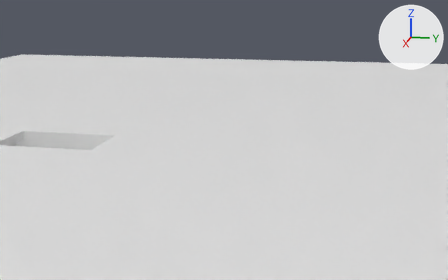
An edit to the Blender file syrillian/testmodels/testmap/testmap.blend, drawn before and after from the same camera.
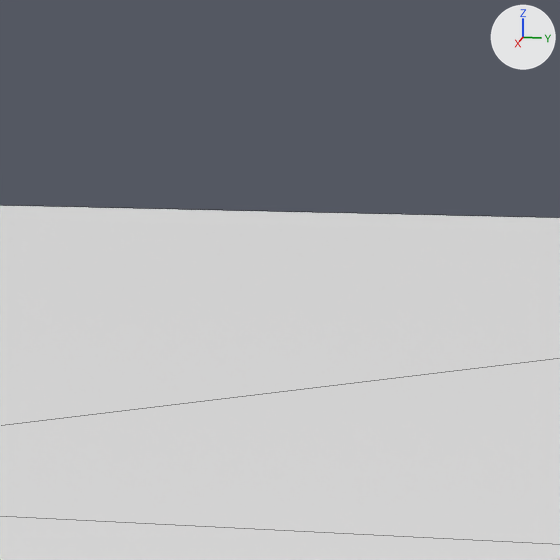
There are two pictures of each version: one from a 50 mm camera at (34.1, 10.9, 9.0) aimed at (-24.5, -0.9, -5.6), one close up on the part from 50% to 86% of the width and 0% to 57% of the height. The lights are fixed; the arrows at upper right show +X, +Y and +Z. The close-ups show mesh edges as thin lines.

The first close-up shows 'The Cube'.
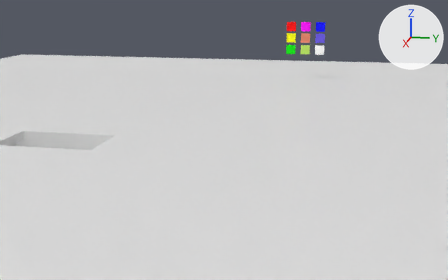
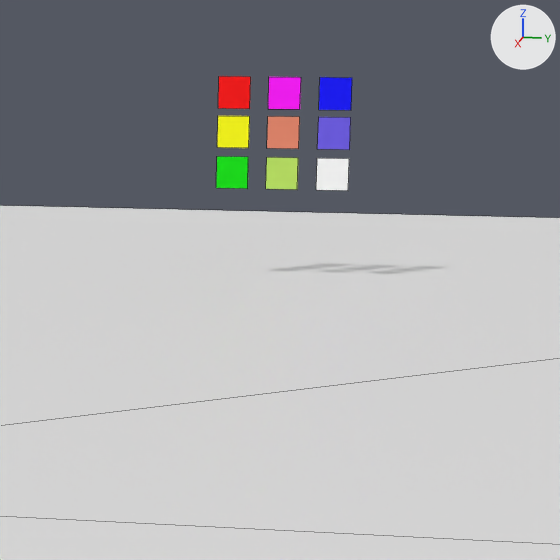
Where the change shows, as pixel boxes [x1, y1, x2, y2] in the close-ups (560 x 560 px):
'Plane.002', added (blue): after [319, 77, 352, 110]
'Plane.003', added (blue): after [317, 117, 351, 150]
'Plane', added (red): after [218, 76, 251, 109]
'Plane.001', added (pink): after [268, 77, 301, 109]
'Plane.004', added (orange): after [267, 116, 300, 149]
'Plane.008', added: after [316, 158, 349, 191]
'Plane.005', added (yellow): after [217, 116, 250, 148]
'Plane.007', added (green): after [266, 157, 298, 190]
'Plane.006', added (green): after [216, 156, 248, 189]

Diff of the bpy script that builds the scene:
```diff
--- a/syrillian/testmodels/testmap/testmap.blend.py
+++ b/syrillian/testmodels/testmap/testmap.blend.py
@@ me_plane_008 @@
+me_plane_008.from_pydata([(-1.0, -1.0, 0.0), (1.0, -1.0, 0.0), (-1.0, 1.0, 0.0), (1.0, 1.0, 0.0)], [], [(0, 1, 3, 2)])
+me_plane_008.materials.append(mat_material_003)  # white #ffffff
@@ me_plane_007 @@
+me_plane_007.from_pydata([(-1.0, -1.0, 0.0), (1.0, -1.0, 0.0), (-1.0, 1.0, 0.0), (1.0, 1.0, 0.0)], [], [(0, 1, 3, 2)])
+me_plane_007.materials.append(mat_material_008)  # green #bfe764
@@ me_plane_006 @@
+me_plane_006.from_pydata([(-1.0, -1.0, 0.0), (1.0, -1.0, 0.0), (-1.0, 1.0, 0.0), (1.0, 1.0, 0.0)], [], [(0, 1, 3, 2)])
+me_plane_006.materials.append(mat_material_001)  # green #00e700
@@ me_plane_005 @@
+me_plane_005.from_pydata([(-1.0, -1.0, 0.0), (1.0, -1.0, 0.0), (-1.0, 1.0, 0.0), (1.0, 1.0, 0.0)], [], [(0, 1, 3, 2)])
+me_plane_005.materials.append(mat_material_005)  # yellow #ffff00
@@ me_plane_004 @@
+me_plane_004.from_pydata([(-1.0, -1.0, 0.0), (1.0, -1.0, 0.0), (-1.0, 1.0, 0.0), (1.0, 1.0, 0.0)], [], [(0, 1, 3, 2)])
+me_plane_004.materials.append(mat_material_006)  # orange #e7886c
@@ me_plane_003 @@
+me_plane_003.from_pydata([(-1.0, -1.0, 0.0), (1.0, -1.0, 0.0), (-1.0, 1.0, 0.0), (1.0, 1.0, 0.0)], [], [(0, 1, 3, 2)])
+me_plane_003.materials.append(mat_material_007)  # blue #6e5ce7
@@ me_plane_002 @@
+me_plane_002.from_pydata([(-1.0, -1.0, 0.0), (1.0, -1.0, 0.0), (-1.0, 1.0, 0.0), (1.0, 1.0, 0.0)], [], [(0, 1, 3, 2)])
+me_plane_002.materials.append(mat_material_002)  # blue #0000ff
@@ me_plane_001 @@
+me_plane_001.from_pydata([(-1.0, -1.0, 0.0), (1.0, -1.0, 0.0), (-1.0, 1.0, 0.0), (1.0, 1.0, 0.0)], [], [(0, 1, 3, 2)])
+me_plane_001.materials.append(mat_material_004)  # pink #ff00ff
@@ me_plane @@
+me_plane.from_pydata([(-1.0, -1.0, 0.0), (1.0, -1.0, 0.0), (-1.0, 1.0, 0.0), (1.0, 1.0, 0.0)], [], [(0, 1, 3, 2)])
+me_plane.materials.append(mat_material)  # red #ff0000
@@ ob_plane_008 @@
+ob_plane_008 = bpy.data.objects.new('Plane.008', me_plane_008)
+ob_plane_008.location = (-28.46, 8.0, 3.0)
+ob_plane_008.rotation_euler = (1.571, 0.0, 1.571)  # degrees (90, 0, 90)
+ob_plane_008.scale = (0.451, 0.451, 0.451)
@@ ob_plane_007 @@
+ob_plane_007 = bpy.data.objects.new('Plane.007', me_plane_007)
+ob_plane_007.location = (-28.46, 6.57, 3.0)
+ob_plane_007.rotation_euler = (1.571, 0.0, 1.571)  # degrees (90, 0, 90)
+ob_plane_007.scale = (0.451, 0.451, 0.451)
@@ ob_plane_006 @@
+ob_plane_006 = bpy.data.objects.new('Plane.006', me_plane_006)
+ob_plane_006.location = (-28.46, 5.15, 3.0)
+ob_plane_006.rotation_euler = (1.571, 0.0, 1.571)  # degrees (90, 0, 90)
+ob_plane_006.scale = (0.451, 0.451, 0.451)
@@ ob_plane_005 @@
+ob_plane_005 = bpy.data.objects.new('Plane.005', me_plane_005)
+ob_plane_005.location = (-28.46, 5.15, 4.15)
+ob_plane_005.rotation_euler = (1.571, 0.0, 1.571)  # degrees (90, 0, 90)
+ob_plane_005.scale = (0.451, 0.451, 0.451)
@@ ob_plane_004 @@
+ob_plane_004 = bpy.data.objects.new('Plane.004', me_plane_004)
+ob_plane_004.location = (-28.46, 6.57, 4.15)
+ob_plane_004.rotation_euler = (1.571, 0.0, 1.571)  # degrees (90, 0, 90)
+ob_plane_004.scale = (0.451, 0.451, 0.451)
@@ ob_plane_003 @@
+ob_plane_003 = bpy.data.objects.new('Plane.003', me_plane_003)
+ob_plane_003.location = (-28.46, 8.0, 4.15)
+ob_plane_003.rotation_euler = (1.571, 0.0, 1.571)  # degrees (90, 0, 90)
+ob_plane_003.scale = (0.451, 0.451, 0.451)
@@ ob_plane_002 @@
+ob_plane_002 = bpy.data.objects.new('Plane.002', me_plane_002)
+ob_plane_002.location = (-28.46, 8.0, 5.26)
+ob_plane_002.rotation_euler = (1.571, 0.0, 1.571)  # degrees (90, 0, 90)
+ob_plane_002.scale = (0.451, 0.451, 0.451)
@@ ob_plane_001 @@
+ob_plane_001 = bpy.data.objects.new('Plane.001', me_plane_001)
+ob_plane_001.location = (-28.46, 6.57, 5.26)
+ob_plane_001.rotation_euler = (1.571, 0.0, 1.571)  # degrees (90, 0, 90)
+ob_plane_001.scale = (0.451, 0.451, 0.451)
@@ ob_plane @@
+ob_plane = bpy.data.objects.new('Plane', me_plane)
+ob_plane.location = (-28.46, 5.15, 5.26)
+ob_plane.rotation_euler = (1.571, 0.0, 1.571)  # degrees (90, 0, 90)
+ob_plane.scale = (0.451, 0.451, 0.451)
```
